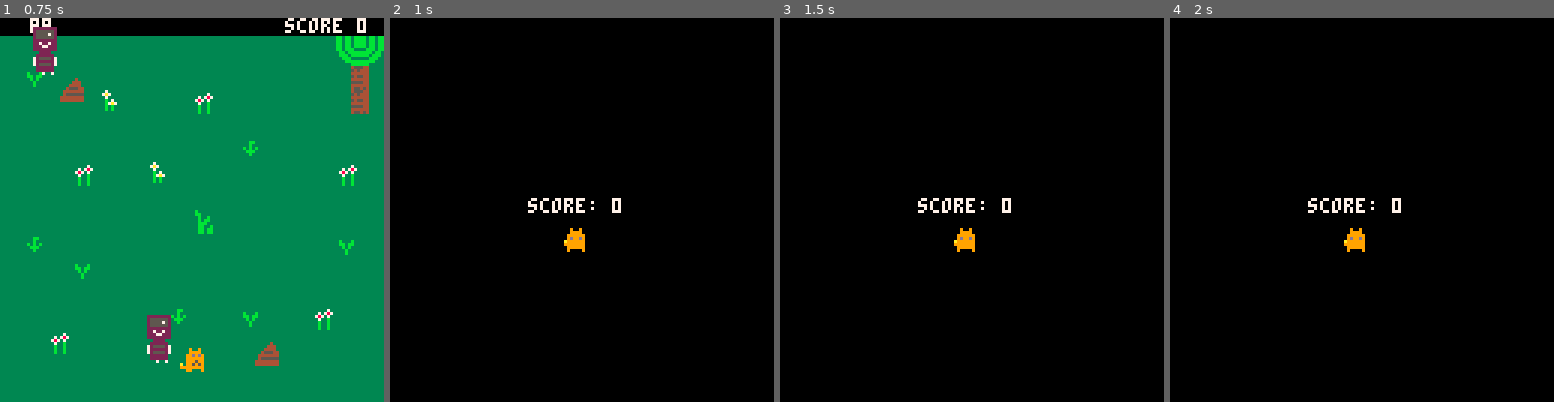
Above: before the commit, frames 1-4 (left to right).
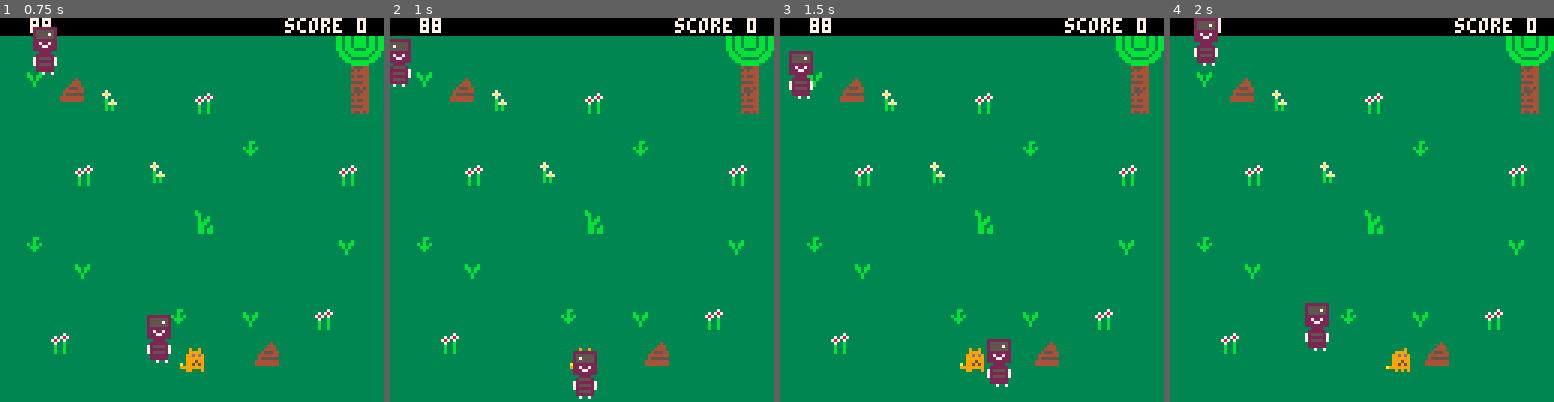
Above: after the commit, the same moments.

Repository: CornflakesOnGit/bonk-thief-horror
Game: PICO-8 cartridge bonk.p8
The game is run twice, just before and just after one commit, with the same random seed, the same clock (stepped at 60 frames per second) and the same inputs.
Inputs:
- Up to frame 1 (0.75 s): no input
- Up to frame 2 (1 s): no input
- Up to frame 3 (1.5 s): no input
- Up to frame 4 (2 s): hold Right from 1.6 s (still down)

Frame 1 is identical in both runs. In frame 2, 96% of the frame differs, in the area x 0-100%, y 0-100%; in frame 3, 96%; in frame 4, 96%.

Commit message:
reset game time back to 90

Diff:
--- a/bonk_code.lua
+++ b/bonk_code.lua
@@ -515,7 +515,7 @@
 end
 
 function end_game()
-    if time_left < 89 then
+    if time_left < 0 then
         cls(0)
         print("score: " ..score,46,60,7)
         spr(16,58,70)
